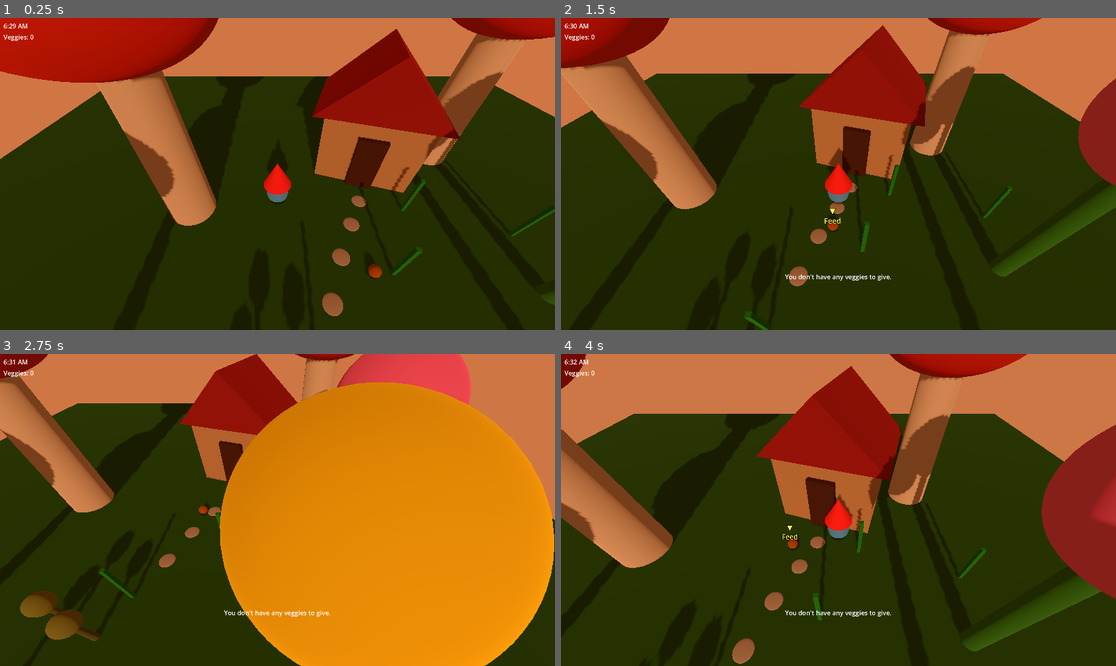
Above: before the commit, frames 1-4 (two rows, left to right).
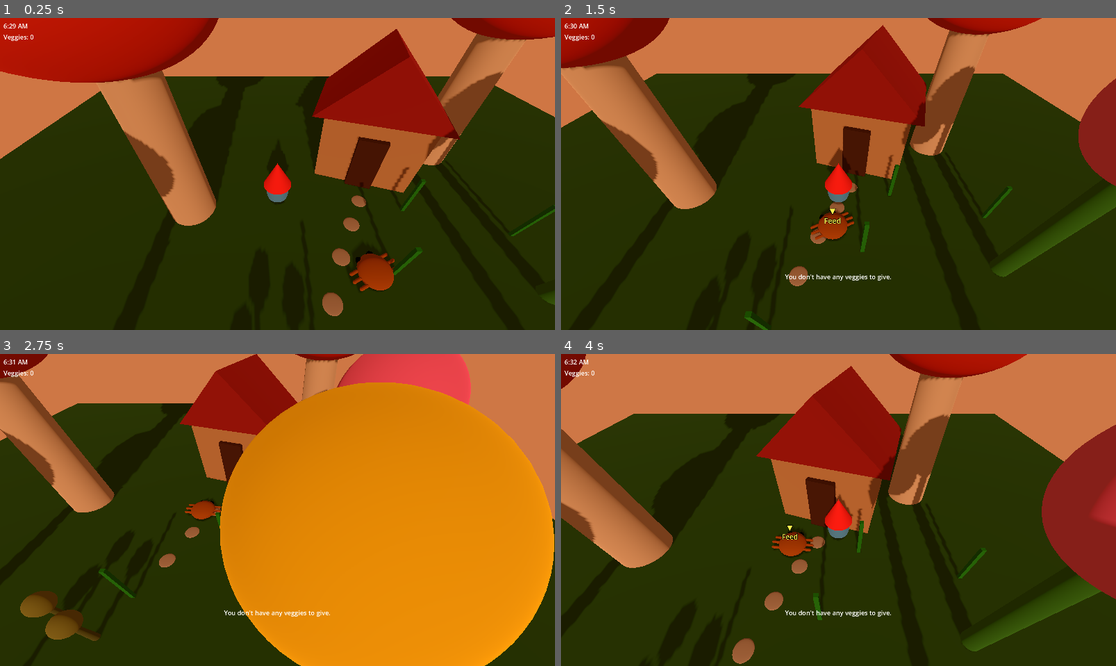
Above: after the commit, the same moments.

Repository: coha1/gnome-garden
Game: Godot game, scene res://world/main.tscn
Two runs of this game, one before a commit and one after it. Both use one fixed random seed, a clock stepped at 60 frames per second and the inputs below.
Inputs (mouse positions are in pixels of both pictures, inside the frame that each line leads up to):
- Up to frame 1 (0.25 s): no input
- Up to frame 2 (1.5 s): move the mouse to (960, 158) at 0.52 s; press the mouse at (960, 158) at 0.53 s; hold D (move_right) 0.53-1.28 s; move the mouse to (727, 189) at 1.27 s; release the mouse at (727, 189) at 1.28 s; hold S (move_back) from 1.28 s (still down); click (727, 189) at 1.35 s
- Up to frame 3 (2.75 s): move the mouse to (333, 441) at 2.02 s; release S (move_back) at 2.03 s; press the mouse at (333, 441) at 2.03 s; hold D (move_right) from 2.03 s (still down)
- Up to frame 4 (4 s): move the mouse to (810, 572) at 2.77 s; release D (move_right) at 2.78 s; release the mouse at (810, 572) at 2.78 s; hold W (move_forward) 2.78-3.53 s; click (810, 572) at 2.85 s; move the mouse to (1005, 556) at 3.52 s; press the mouse at (1005, 556) at 3.53 s; hold A (move_left) from 3.53 s (still down)

The runs differ from the first frame. In frame 1, 0.6% of the frame differs, in the area x 62-72%, y 74-88%; in frame 2, 0.4%; in frame 3, 0.2%; in frame 4, 0.3%.

Commit message:
added bug art

Diff:
--- a/entities/bug/wild_bug.tscn
+++ b/entities/bug/wild_bug.tscn
@@ -1,14 +1,29 @@
-[gd_scene load_steps=6 format=3]
+[gd_scene format=3 uid="uid://eisriec1xstw"]
 
-[ext_resource type="Script" path="res://entities/bug/wild_bug.gd" id="1"]
+[ext_resource type="Script" uid="uid://city3l50p7lvk" path="res://entities/bug/wild_bug.gd" id="1"]
 [ext_resource type="PackedScene" path="res://entities/interaction_prompt.tscn" id="2"]
 
 [sub_resource type="SphereMesh" id="bug_mesh"]
-radius = 0.18
-height = 0.36
+height = 0.5
 
 [sub_resource type="StandardMaterial3D" id="bug_mat"]
 albedo_color = Color(0.7, 0.4, 0.1, 1)
+
+[sub_resource type="CapsuleMesh" id="CapsuleMesh_ja0de"]
+material = SubResource("bug_mat")
+radius = 0.05
+height = 0.3
+radial_segments = 8
+
+[sub_resource type="StandardMaterial3D" id="StandardMaterial3D_ja0de"]
+albedo_color = Color(0.08, 0.08, 0.08, 1)
+metallic = 0.76
+roughness = 0.41
+
+[sub_resource type="SphereMesh" id="SphereMesh_bvw04"]
+material = SubResource("StandardMaterial3D_ja0de")
+radius = 0.1
+height = 0.2
 
 [sub_resource type="SphereShape3D" id="bug_shape"]
 radius = 0.18
@@ -16,31 +31,63 @@
 [sub_resource type="SphereShape3D" id="zone_shape"]
 radius = 1.2
 
-[node name="WildBug" type="CharacterBody3D"]
+[node name="WildBug" type="CharacterBody3D" unique_id=648467919]
 script = ExtResource("1")
 
-[node name="BugMesh" type="MeshInstance3D" parent="."]
+[node name="BugMesh" type="MeshInstance3D" parent="." unique_id=1562227997]
 transform = Transform3D(1, 0, 0, 0, 1, 0, 0, 0, 1, 0, 0.18, 0)
 mesh = SubResource("bug_mesh")
 surface_material_override/0 = SubResource("bug_mat")
 
-[node name="CollisionShape3D" type="CollisionShape3D" parent="."]
+[node name="Leg" type="MeshInstance3D" parent="BugMesh" unique_id=1246618812]
+transform = Transform3D(-4.371139e-08, 1, 0, -1, -4.371139e-08, 0, 0, 0, 1, 0.6151317, 0, -0.0015903711)
+mesh = SubResource("CapsuleMesh_ja0de")
+
+[node name="Leg2" type="MeshInstance3D" parent="BugMesh" unique_id=616550739]
+transform = Transform3D(-4.371139e-08, 1, 0, -1, -4.371139e-08, 0, 0, 0, 1, 0.5604072, 0, 0.20168531)
+mesh = SubResource("CapsuleMesh_ja0de")
+
+[node name="Leg3" type="MeshInstance3D" parent="BugMesh" unique_id=221009586]
+transform = Transform3D(-4.371139e-08, 1, 0, -1, -4.371139e-08, 0, 0, 0, 1, 0.5604072, 0, -0.22167405)
+mesh = SubResource("CapsuleMesh_ja0de")
+
+[node name="Leg4" type="MeshInstance3D" parent="BugMesh" unique_id=1041440146]
+transform = Transform3D(4.371139e-08, -1, 8.742278e-08, -1, -4.371139e-08, 0, 3.821371e-15, -8.742278e-08, -1, -0.6278521, 0, -0.012795709)
+mesh = SubResource("CapsuleMesh_ja0de")
+
+[node name="Leg5" type="MeshInstance3D" parent="BugMesh" unique_id=566713491]
+transform = Transform3D(4.371139e-08, -1, 8.742278e-08, -1, -4.371139e-08, 0, 3.821371e-15, -8.742278e-08, -1, -0.5731276, 0, -0.2160714)
+mesh = SubResource("CapsuleMesh_ja0de")
+
+[node name="Leg6" type="MeshInstance3D" parent="BugMesh" unique_id=685096883]
+transform = Transform3D(4.371139e-08, -1, 8.742278e-08, -1, -4.371139e-08, 0, 3.821371e-15, -8.742278e-08, -1, -0.5731276, 0, 0.20728797)
+mesh = SubResource("CapsuleMesh_ja0de")
+
+[node name="MeshInstance3D" type="MeshInstance3D" parent="BugMesh" unique_id=344565316]
+transform = Transform3D(1, 0, 0, 0, 1, 0, 0, 0, 1, -0.20897608, 0, -0.43204182)
+mesh = SubResource("SphereMesh_bvw04")
+
+[node name="MeshInstance3D2" type="MeshInstance3D" parent="BugMesh" unique_id=163346641]
+transform = Transform3D(1, 0, 0, 0, 1, 0, 0, 0, 1, 0.209, 0, -0.432)
+mesh = SubResource("SphereMesh_bvw04")
+
+[node name="CollisionShape3D" type="CollisionShape3D" parent="." unique_id=1007399032]
 transform = Transform3D(1, 0, 0, 0, 1, 0, 0, 0, 1, 0, 0.18, 0)
 shape = SubResource("bug_shape")
 
-[node name="HeartLabel" type="Label3D" parent="."]
+[node name="HeartLabel" type="Label3D" parent="." unique_id=2078641751]
 transform = Transform3D(1, 0, 0, 0, 1, 0, 0, 0, 1, 0, 0.7, 0)
-text = "♥"
-font_size = 64
 billboard = 1
 no_depth_test = true
 modulate = Color(1, 0.3, 0.5, 1)
+text = "♥"
+font_size = 64
 
-[node name="InteractionPrompt" parent="." instance=ExtResource("2")]
+[node name="InteractionPrompt" parent="." unique_id=279366985 instance=ExtResource("2")]
 transform = Transform3D(1, 0, 0, 0, 1, 0, 0, 0, 1, 0, 0.8, 0)
 
-[node name="InteractZone" type="Area3D" parent="."]
+[node name="InteractZone" type="Area3D" parent="." unique_id=1208115207]
 transform = Transform3D(1, 0, 0, 0, 1, 0, 0, 0, 1, 0, 0.18, 0)
 
-[node name="ZoneShape" type="CollisionShape3D" parent="InteractZone"]
+[node name="ZoneShape" type="CollisionShape3D" parent="InteractZone" unique_id=582443985]
 shape = SubResource("zone_shape")
